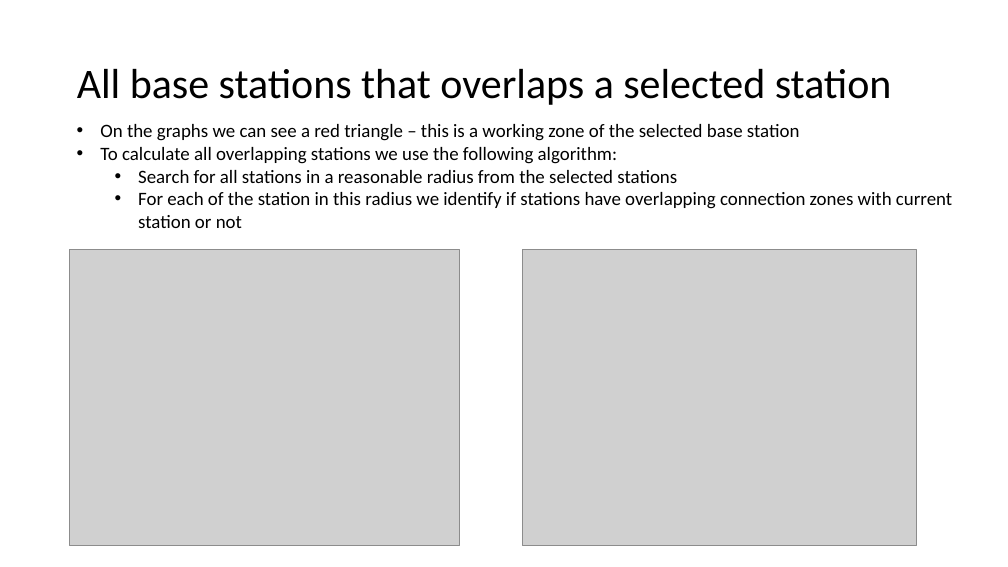
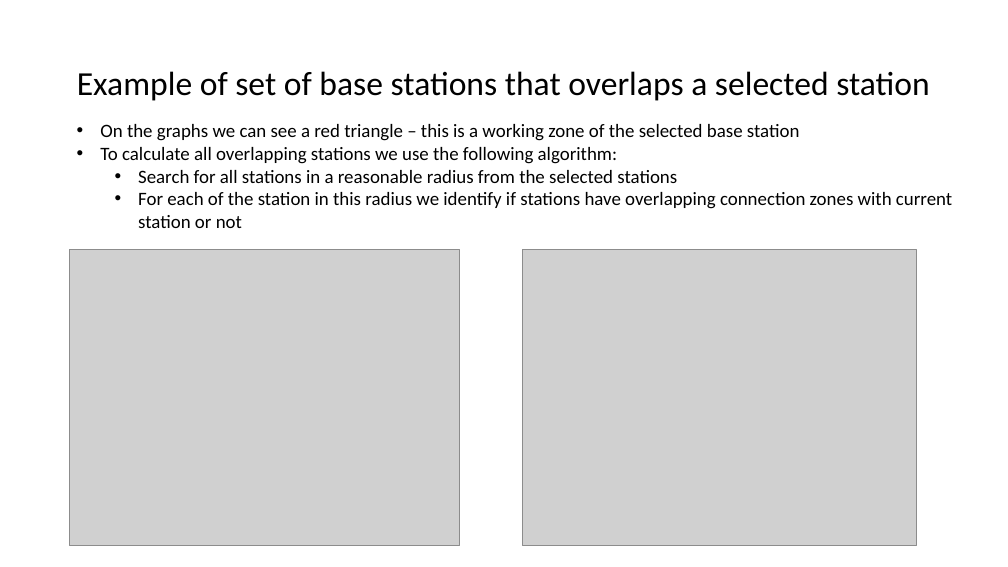
Before and after one commit to Sirorezka/Telecom_project, a slide deck: slide 11 of my_ppt.pptx. Drawn at 1008x567 pixels with LibreOffice and Linux fonts; fonts in the diff are those of the drawing; grey boxes stand for pictures. Boxes give left, top, right and bottom in pixels: in the first picture for what was removed or moved away, otherwise in the second. Text is boxed around its words. In the diff, an @@ line names an element or a change of style, - is before the commit and + after.

```diff
--- a/my_ppt.pptx
+++ b/my_ppt.pptx
@@ title at [77,71,929,101]: text changed; size 40 to 32 pt @@
-All base stations that overlaps a selected station
+Example of set of base stations that overlaps a selected station
```
Also in this commit, not shown: 9 other slides changed, 2 slides added, 1 slide removed, 10 other files.
